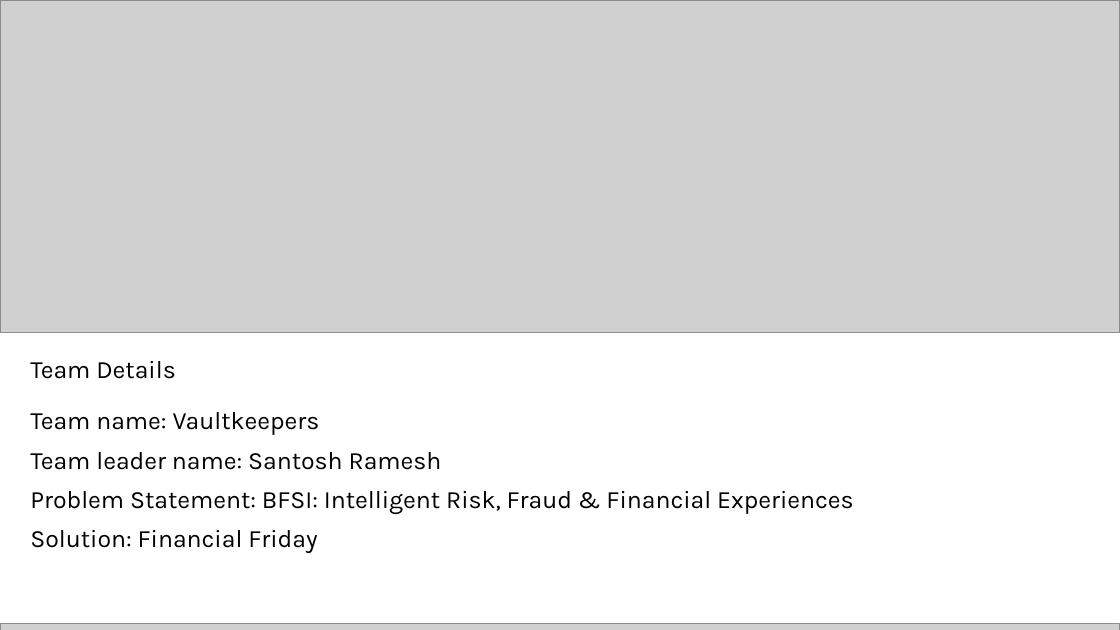
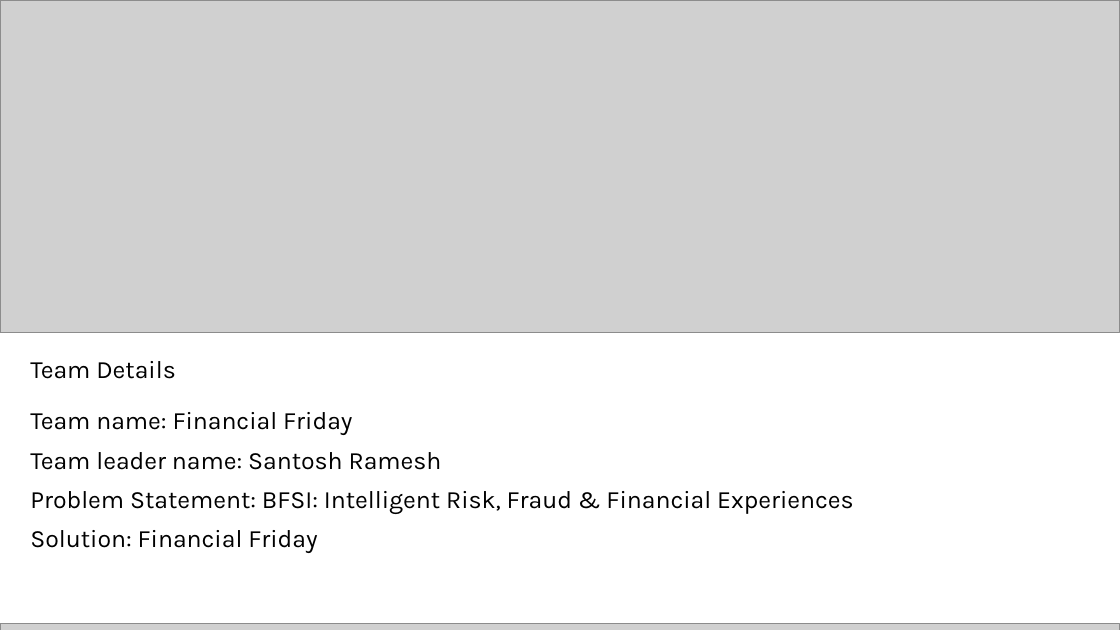
Before and after one commit to Santxsh27/financial-friday, a slide deck: slide 1 of docs/submission/Financial-Friday-AI-Builder-Cup.pptx. Drawn at 1120x630 pixels with LibreOffice and Linux fonts; fonts in the diff are those of the drawing; grey boxes stand for pictures. Boxes give left, top, right and bottom in pixels: in the first picture for what was removed or moved away, otherwise in the second. Text is boxed around its words. In the diff, an @@ line names an element or a change of style, - is before the commit and + after.

Commit message:
docs: confirm Financial Friday registered team on submission deck

```diff
--- a/docs/submission/Financial-Friday-AI-Builder-Cup.pptx
+++ b/docs/submission/Financial-Friday-AI-Builder-Cup.pptx
@@ text at (30, 412, 352, 435): text changed @@
-Team name: Vaultkeepers
+Team name: Financial Friday
```
Also in this commit, not shown: 5 other files.
